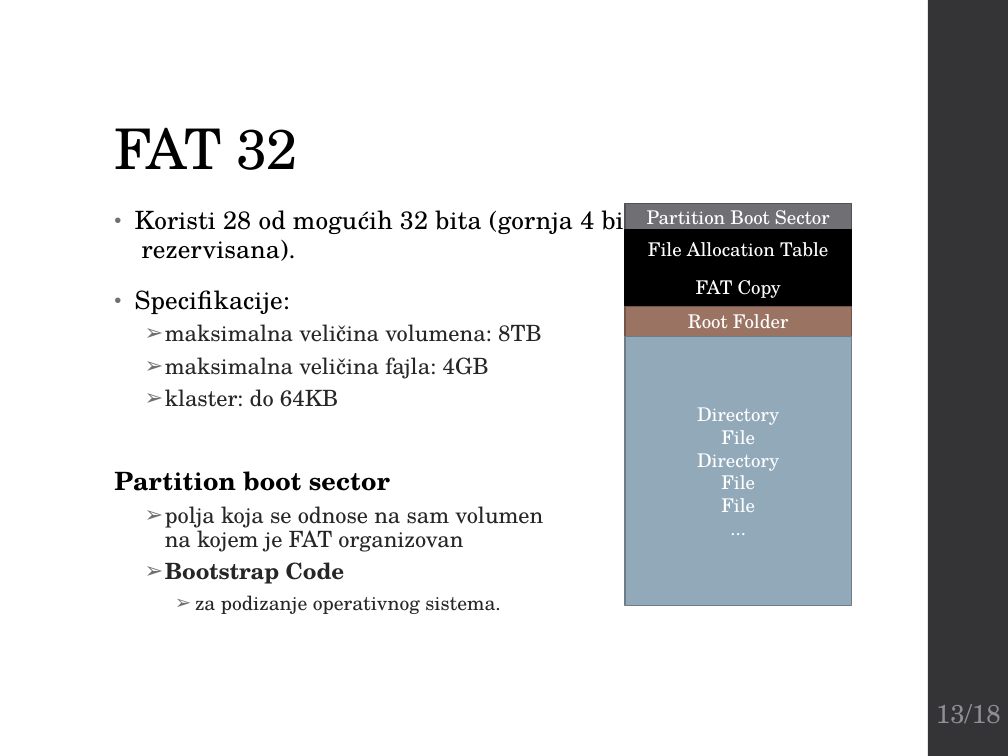
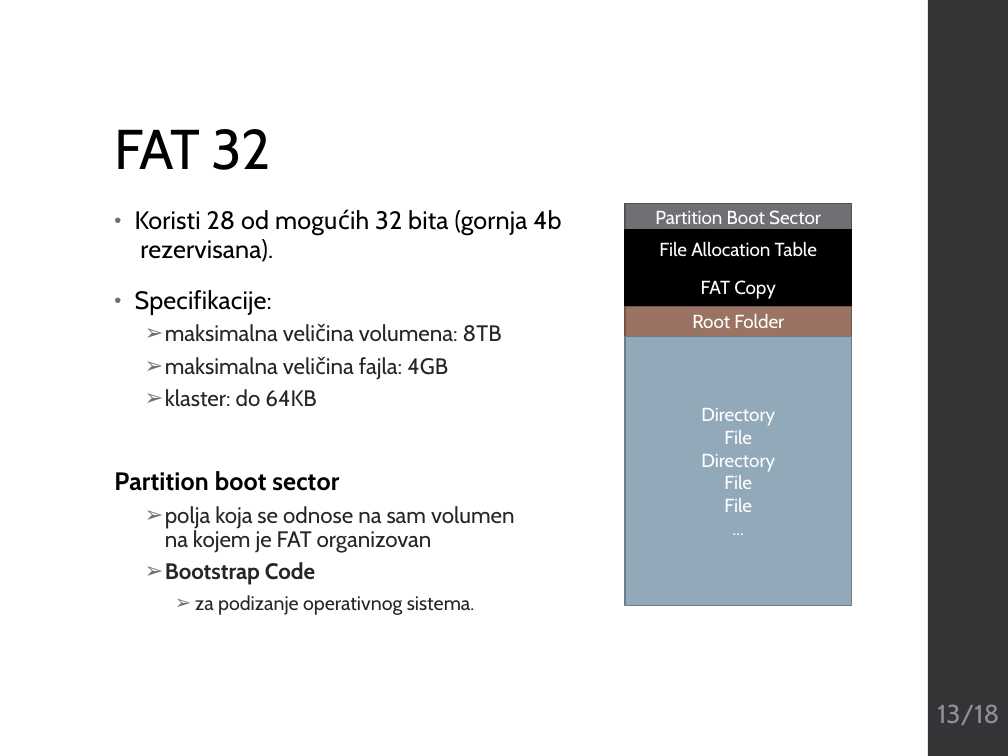
Before and after one commit to matejabogdanovic/University, a slide deck: slide 13 of Year3/Semester5/PPK/4-3_Fajl sistemi na operativnom sistemu Windows.pptx. Drawn at 1008x756 pixels with LibreOffice and Linux fonts; fonts in the diff are those of the drawing. Boxes give left, top, right and bottom in pixels: in the first picture for what was removed or moved away, otherwise in the second. Text is boxed around its words. In the diff, an @@ line names an element or a change of style, - is before the commit and + after.

```diff
--- a/Year3/Semester5/PPK/4-3_Fajl sistemi na operativnom sistemu Windows.pptx
+++ b/Year3/Semester5/PPK/4-3_Fajl sistemi na operativnom sistemu Windows.pptx
@@ text at (x1=135, y1=210, x2=561, y2=262): text changed; font TeX Gyre Schola to Cabin @@
-• Koristi 28 od mogućih 32 bita (gornja 4 bita
-  rezervisana).
+• Koristi 28 od mogućih 32 bita (gornja 4b
+  rezervisana).
@@ text at (x1=114, y1=290, x2=515, y2=615): font TeX Gyre Schola to Cabin in "Specifikacije:", "maksimalna veličina volumena: 8TB", "maksimalna veličina fajla: 4GB", "klaster: do 64KB" and 4 more places @@
@@ font TeX Gyre Schola to Cabin in 7 elements at (x1=114, y1=129, x2=271, y2=170), (x1=937, y1=704, x2=999, y2=725), (x1=625, y1=204, x2=852, y2=231), (x1=625, y1=268, x2=852, y2=306), (x1=625, y1=306, x2=852, y2=337), (x1=625, y1=230, x2=852, y2=268), (x1=625, y1=337, x2=852, y2=606) @@
```
Also in this commit, not shown: 17 other slides changed, 1 other file.
